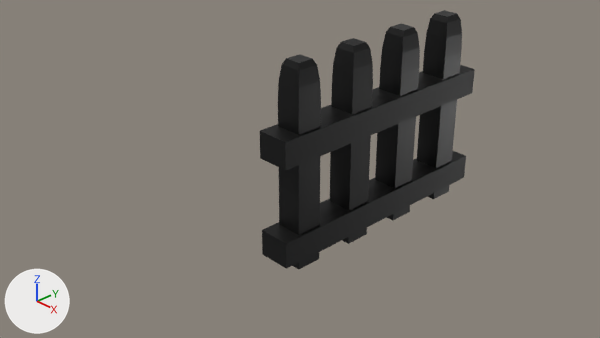
An edit to the Blender file Assets/Models/fence.blend, drawn before and after from the same camera.
Camera for both pictures: the file's camera 'Camera'. The axes (+X, +Y, +Z) are drawn at lower left. The lights are the same throughout.
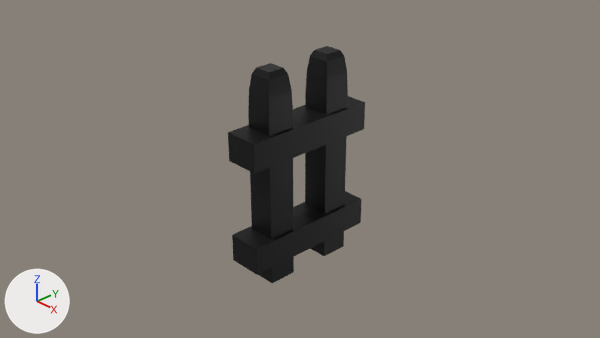
The change, as a diff of the scene's bpy script:
```diff
--- a/Assets/Models/fence.blend.py
+++ b/Assets/Models/fence.blend.py
@@ ob_cube @@
 ob_cube = bpy.data.objects.new('Cube', me_cube)
-ob_cube.location = (0.0, 0.0, 0.0)
+ob_cube.location = (0.0, -0.5, 0.0)
 ob_cube.scale = (0.2, 0.2, 1.5)
@@ ob_cube_001 @@
 ob_cube_001 = bpy.data.objects.new('Cube.001', me_cube_001)
-ob_cube_001.location = (0.0, 1.0, 0.0)
+ob_cube_001.location = (0.0, 0.5, 0.0)
 ob_cube_001.scale = (0.2, 0.2, 1.5)
@@ ob_cube_003 @@
-ob_cube_003 = bpy.data.objects.new('Cube.003', me_cube_003)
-ob_cube_003.location = (0.0, 2.0, 0.0)
-ob_cube_003.scale = (0.2, 0.2, 1.5)
@@ ob_cube_002 @@
-ob_cube_002 = bpy.data.objects.new('Cube.002', me_cube_002)
-ob_cube_002.location = (0.0, 3.0, 0.0)
-ob_cube_002.scale = (0.2, 0.2, 1.5)
@@ ob_cube_004 @@
 ob_cube_004 = bpy.data.objects.new('Cube.004', me_cube_004)
-ob_cube_004.location = (0.0, 1.522, 0.364)
-ob_cube_004.scale = (0.25, 2.0, 0.2)
+ob_cube_004.location = (0.0, 0.0, 0.5)
+ob_cube_004.scale = (0.25, 1.0, 0.2)
@@ ob_cube_005 @@
 ob_cube_005 = bpy.data.objects.new('Cube.005', me_cube_005)
-ob_cube_005.location = (0.0, 1.522, -1.136)
-ob_cube_005.scale = (0.25, 2.0, 0.2)
+ob_cube_005.location = (0.0, 0.0, -1.0)
+ob_cube_005.scale = (0.25, 1.0, 0.2)
```

Changed parts and their boxes (x1, y1, x2, y2) in the pictures (600 x 338 px):
'Cube', moved: before (278, 54, 321, 269); after (248, 63, 294, 283)
'Cube.004', moved, rescaled (36% narrower, 26% shorter): before (260, 65, 475, 171); after (228, 96, 365, 174)
'Cube.001', moved: before (330, 38, 373, 244); after (305, 46, 348, 256)
'Cube.005', moved, rescaled (36% narrower, 29% shorter): before (262, 151, 466, 269); after (232, 191, 362, 275)
'Cube.003', deleted (black): before (375, 24, 420, 220)
'Cube.002', deleted: before (417, 10, 462, 199)
